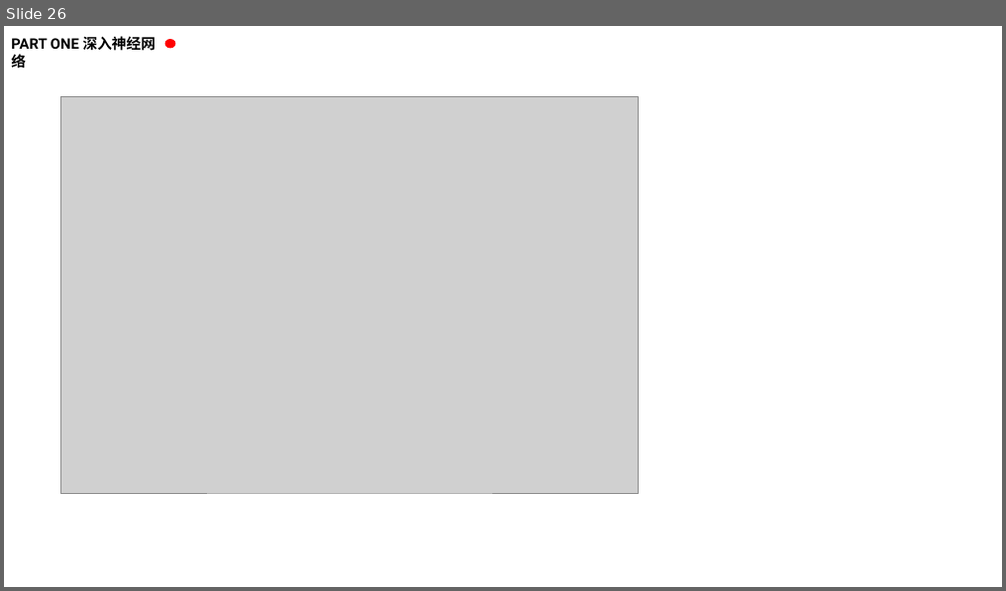
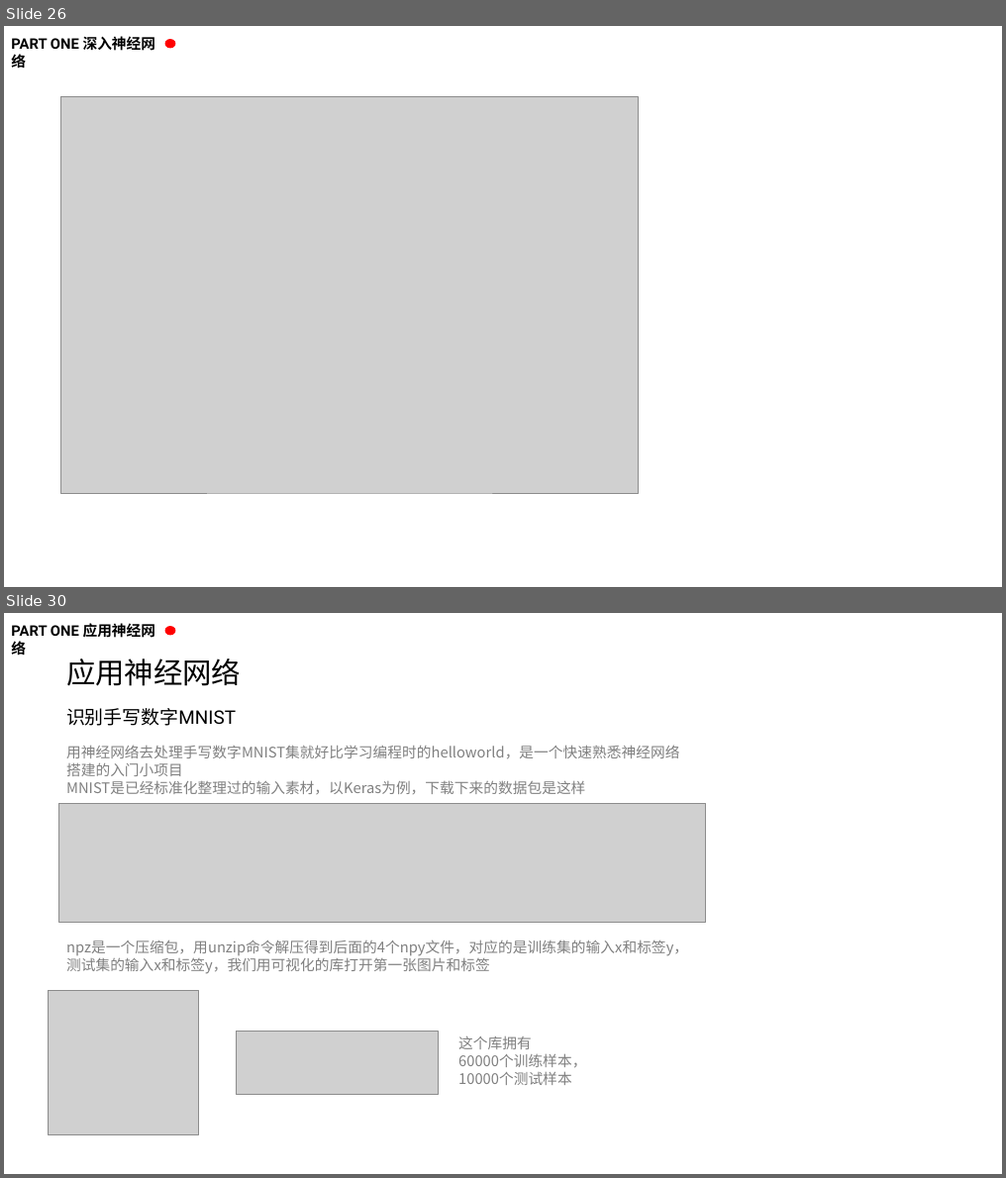
Before and after one commit to kaixinbaba/rlshare, a slide deck: 机器学习分享-神经网络.pptx. Shown one above the other, each under a label of ours: slide 26 before the commit, slides 26 and 30 after it; the slides between them are not shown. The pictures are 1006x591 and 1006x1178 pixels, drawn with LibreOffice and Linux fonts; fonts in the diff are those of the drawing; grey boxes stand for pictures; background and template pictures are left out. Boxes give left, top, right and bottom in pixels: in the first picture for what was removed or moved away, otherwise in the second. Text is boxed around its words. In the diff, an @@ line names an element or a change of style, - is before the commit and + after.

```diff
--- a/机器学习分享-神经网络.pptx
+++ b/机器学习分享-神经网络.pptx
@@ slide 30 added at bbox=[4, 613, 1002, 1174], background #FFFFFF @@
@@ text added at bbox=[11, 623, 156, 658], 14 pt, text #000000, bold @@
+PART ONE 应用神经网络
@@ ellipse added at bbox=[165, 626, 175, 635], fill #FF0000 @@
@@ text added at bbox=[66, 659, 241, 686], 28 pt, text #000000 @@
+应用神经网络
@@ text added at bbox=[66, 708, 236, 726], 18 pt, text #000000 @@
+识别手写数字MNIST
@@ text added at bbox=[66, 745, 679, 794], 14 pt, text #808080 @@
+用神经网络去处理手写数字MNIST集就好比学习编程时的helloworld，是一个快速熟悉神经网络搭建的入门小项目
+MNIST是已经标准化整理过的输入素材，以Keras为例，下载下来的数据包是这样
@@ picture added at bbox=[59, 803, 706, 923] @@
@@ text added at bbox=[66, 940, 688, 974], 14 pt, text #808080 @@
+npz是一个压缩包，用unzip命令解压得到后面的4个npy文件，对应的是训练集的输入x和标签y，测试集的输入x和标签y，我们用可视化的库打开第一张图片和标签
@@ picture added at bbox=[49, 990, 199, 1136] @@
@@ picture added at bbox=[236, 1032, 438, 1095] @@
@@ text added at bbox=[458, 1037, 586, 1085], 14 pt, text #808080 @@
+这个库拥有
+60000个训练样本，
+10000个测试样本
```
Also in this commit, not shown: 5 slides changed, 6 other slides added.
